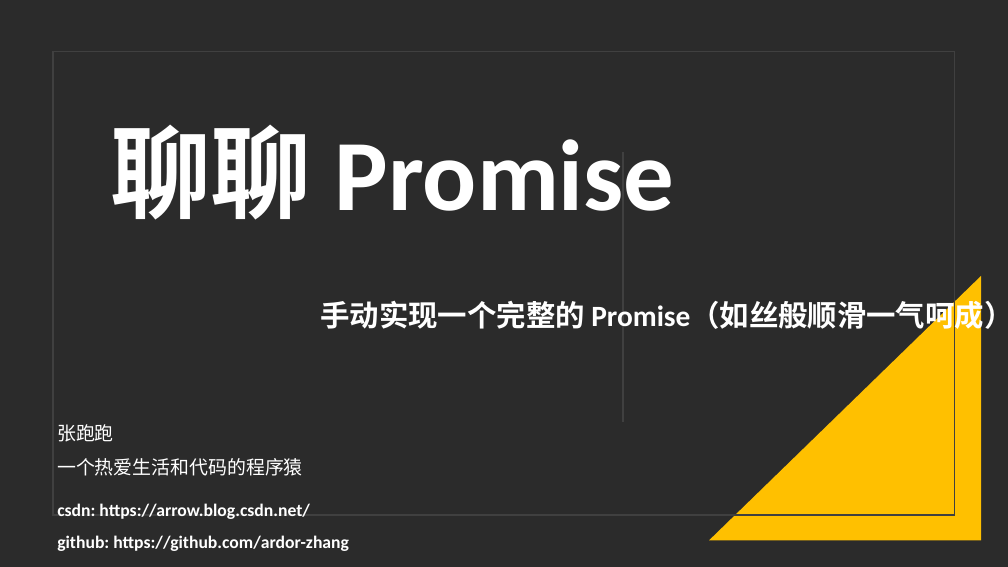
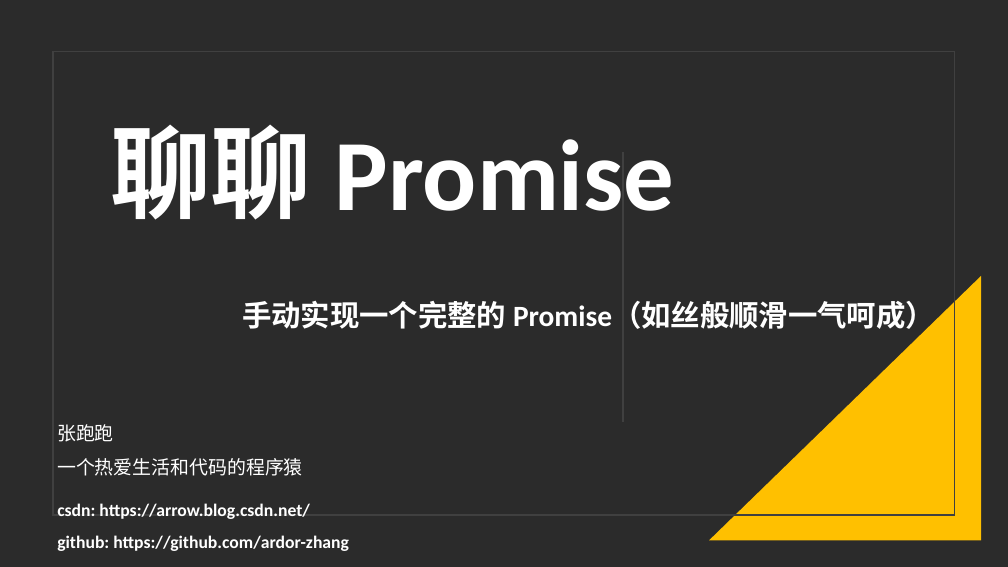
Before and after one commit to zhangpaopao0609/magic-wheel, a slide deck: slide 1 of 01-promise-2021/聊聊 Promise-手写完整的 Promise.pptx. Drawn at 1008x567 pixels with LibreOffice and Linux fonts; fonts in the diff are those of the drawing; background and template pictures are left out; a plain dark background stands for a picture behind light text. Boxes give left, top, right and bottom in pixels: in the first picture for what was removed or moved away, otherwise in the second. Text is boxed around its words. In the diff, an @@ line names an element or a change of style, - is before the commit and + after.

```diff
--- a/01-promise-2021/聊聊 Promise-手写完整的 Promise.pptx
+++ b/01-promise-2021/聊聊 Promise-手写完整的 Promise.pptx
@@ text "手动实现一个完整的 Promise（如丝般顺滑一气呵成）" rewrapped from <box>321,301,1008,334</box> to <box>242,301,935,334</box> @@
```
Also in this commit, not shown: 1 other slide changed, 3 other files.
